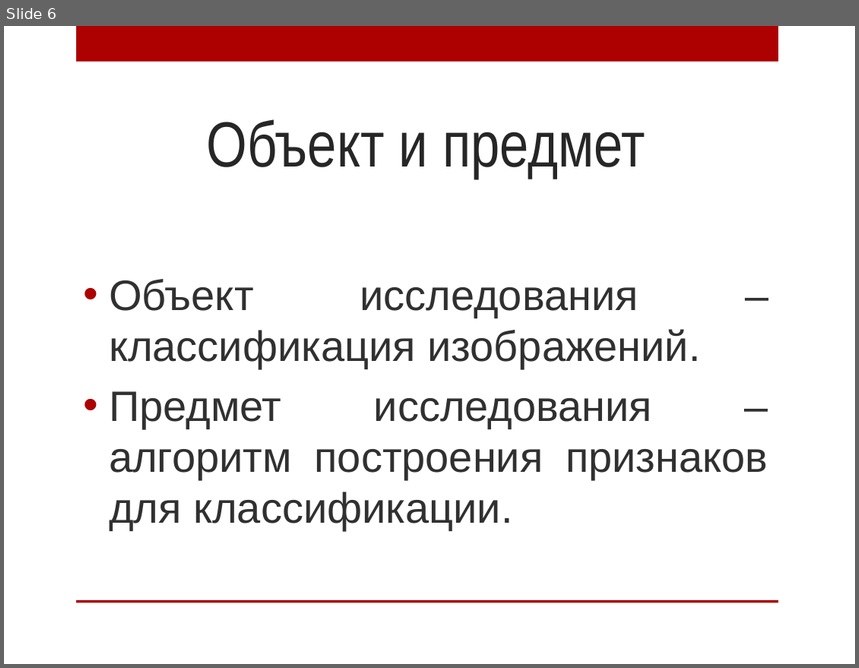
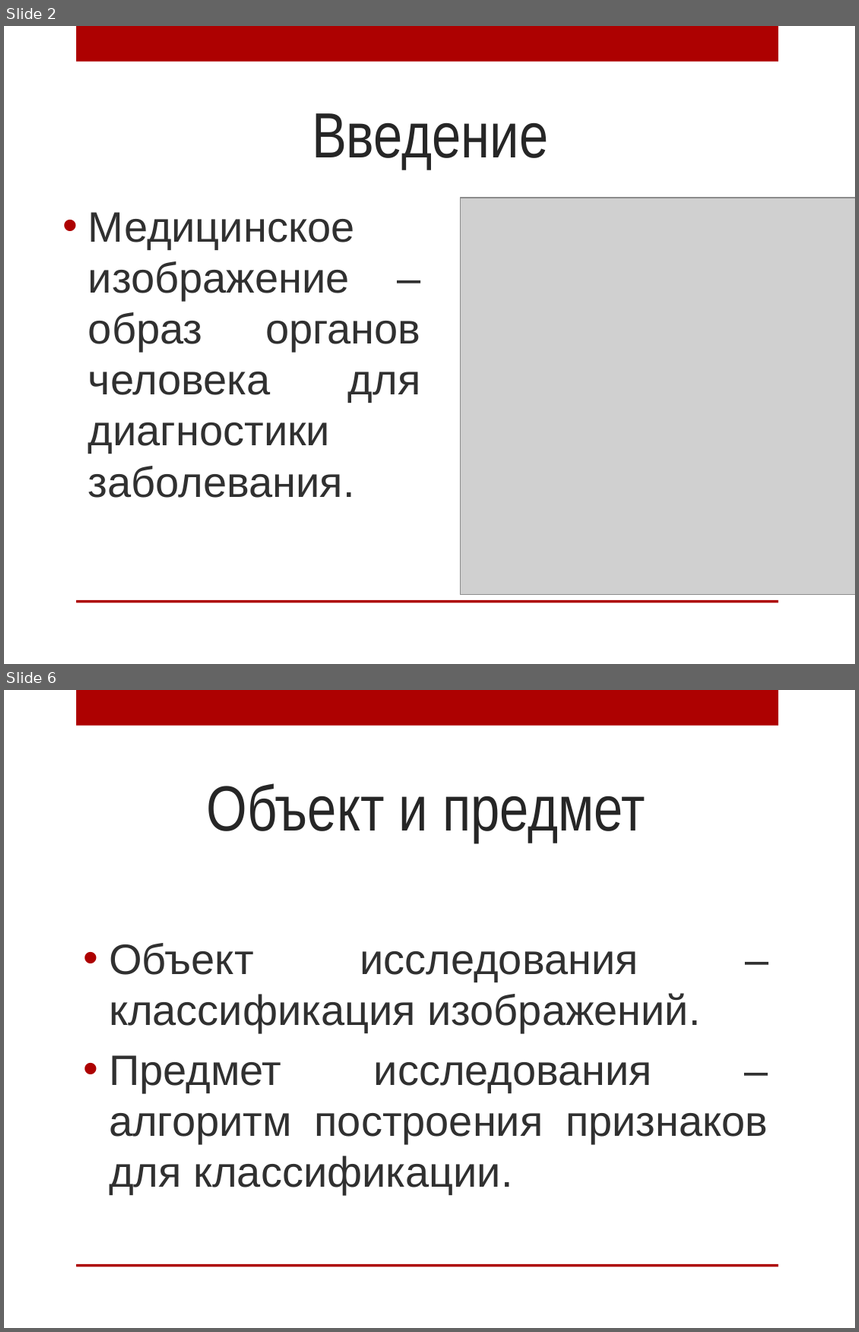
Before and after one commit to AnnaIbakaeva/Genetic, a slide deck: Диплом/Магистратура.pptx. Shown one above the other, each under a label of ours: slide 6 before the commit, slides 2 and 6 after it; the slides between them are not shown. The pictures are 859x668 and 859x1332 pixels, drawn with LibreOffice and Linux fonts; fonts in the diff are those of the drawing; grey boxes stand for pictures; background and template pictures are left out. Boxes give left, top, right and bottom in pixels: in the first picture for what was removed or moved away, otherwise in the second. Text is boxed around its words. In the diff, an @@ line names an element or a change of style, - is before the commit and + after.

```diff
--- a/Диплом/Магистратура.pptx
+++ b/Диплом/Магистратура.pptx
@@ slide 2 added at (x1=4, y1=26, x2=855, y2=664), background picture (left out); not listed: 2 template elements that a slide beside it also shows @@
@@ title added at (x1=312, y1=113, x2=548, y2=169), 54 pt, text #262626 @@
+Введение
@@ picture added at (x1=460, y1=198, x2=855, y2=594) @@
@@ text added at (x1=88, y1=212, x2=421, y2=498), 36 pt, text #303030 @@
+• Медицинское изображение – образ органов человека для диагностики заболевания.
```
Also in this commit, not shown: 3 slides changed, 1 other slide added, 3 slides removed, 6 other files.
